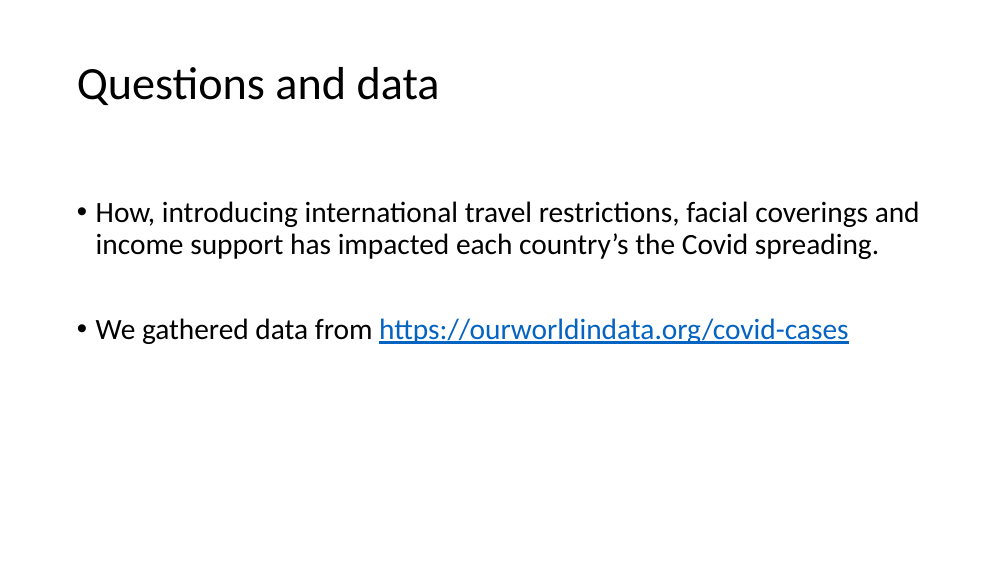
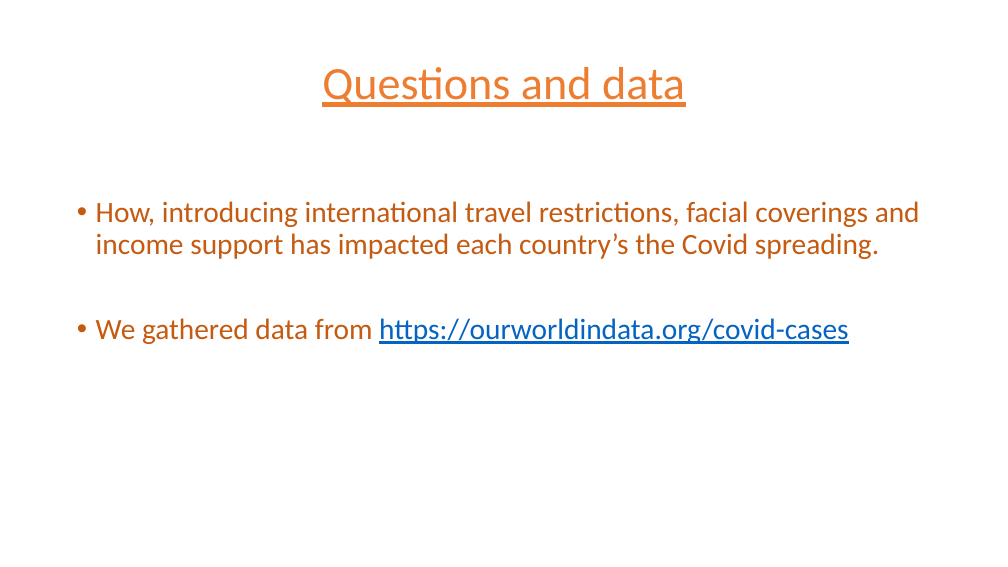
Before and after one commit to nithiyasuresh/Project-1-Covid-PolicyChangesAnalysis, a slide deck: slide 4 of Output/Policy_Changes.pptx. Drawn at 1008x567 pixels with LibreOffice and Linux fonts; fonts in the diff are those of the drawing. Boxes give left, top, right and bottom in pixels: in the first picture for what was removed or moved away, otherwise in the second. Text is boxed around its words. In the diff, an @@ line names an element or a change of style, - is before the commit and + after.

```diff
--- a/Output/Policy_Changes.pptx
+++ b/Output/Policy_Changes.pptx
@@ title "Questions and data" at [322,67,685,107]: text colour #000000 to #ED7D31, underline on; alignment left to centre @@
@@ text "How, introducing international travel restrictions, ..." at [96,201,920,344]: text colour #000000 to #C55A11 in "How, introducing international travel restrictions, facial c ...", "We gathered data from" @@
```
Also in this commit, not shown: 9 other slides changed, 2 other files.
